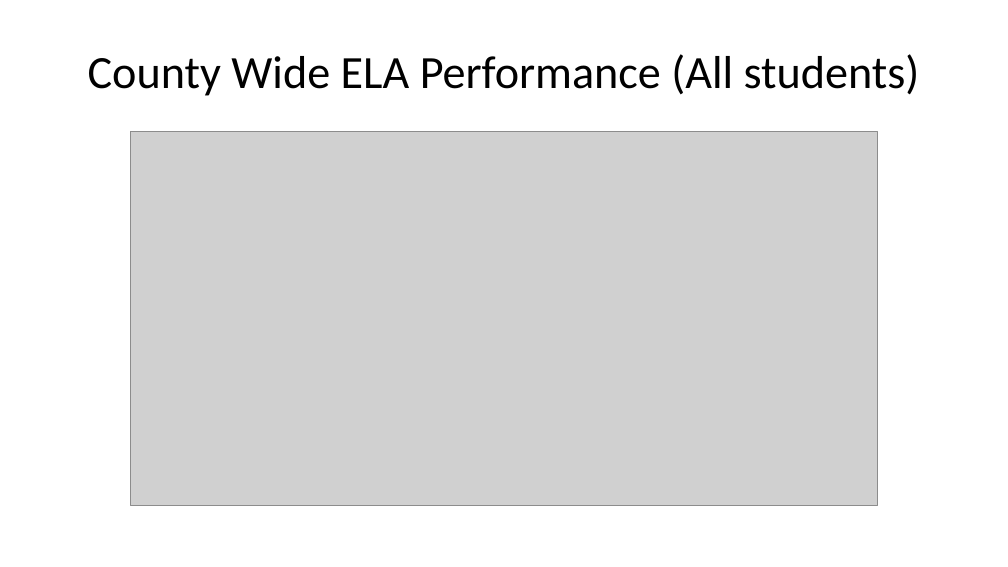
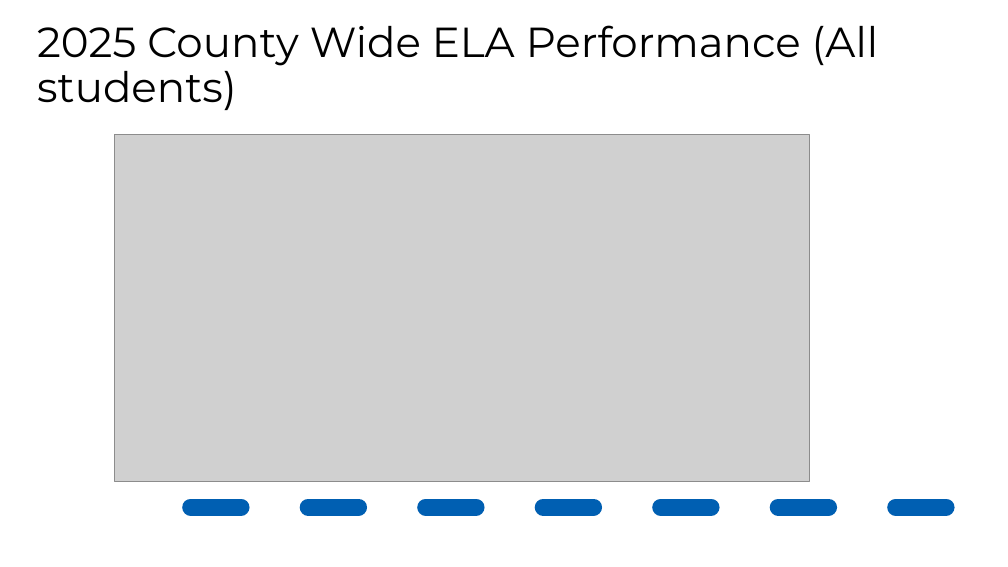
Before and after one commit to jknapp06/CADashboard, a slide deck: slide 8 of output/dashboard_summary.pptx. Drawn at 1008x567 pixels with LibreOffice and Linux fonts; fonts in the diff are those of the drawing; grey boxes stand for pictures; background and template pictures are left out. Boxes give left, top, right and bottom in pixels: in the first picture for what was removed or moved away, otherwise in the second. Text is boxed around its words. In the diff, an @@ line names an element or a change of style, - is before the commit and + after.

```diff
--- a/output/dashboard_summary.pptx
+++ b/output/dashboard_summary.pptx
@@ title "2025 County Wide ELA Performance ..." at (x1=37, y1=25, x2=878, y2=110): vertical alignment middle to bottom @@
@@ title at (x1=37, y1=25, x2=878, y2=110): text changed; size 33 to 30 pt; font Calibri to Montserrat @@
-County Wide ELA Performance (All students)
+2025 County Wide ELA Performance (All students)
@@ picture resized from (x1=130, y1=132, x2=878, y2=506) to (x1=115, y1=134, x2=809, y2=481) @@
@@ line added from (191, 507) to (1008, 507), #005FB2 12 pt dashed @@
```
Also in this commit, not shown: 20 other slides changed, 3 slides added, 3 slides removed, 26 other files.
